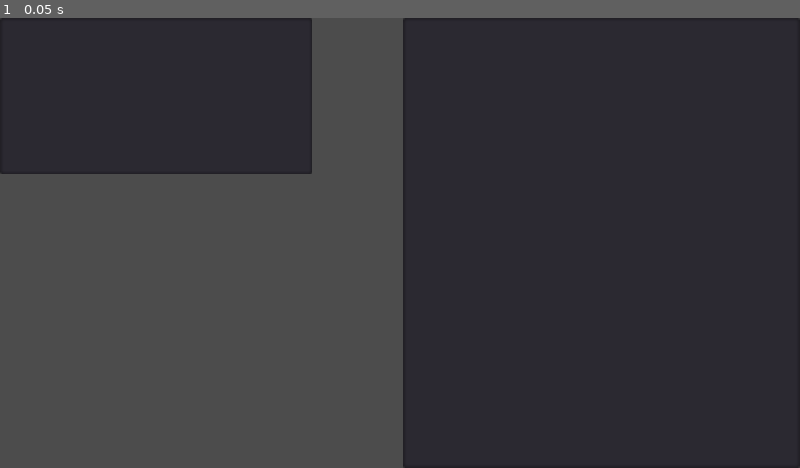
Above: before the commit, frame 1.
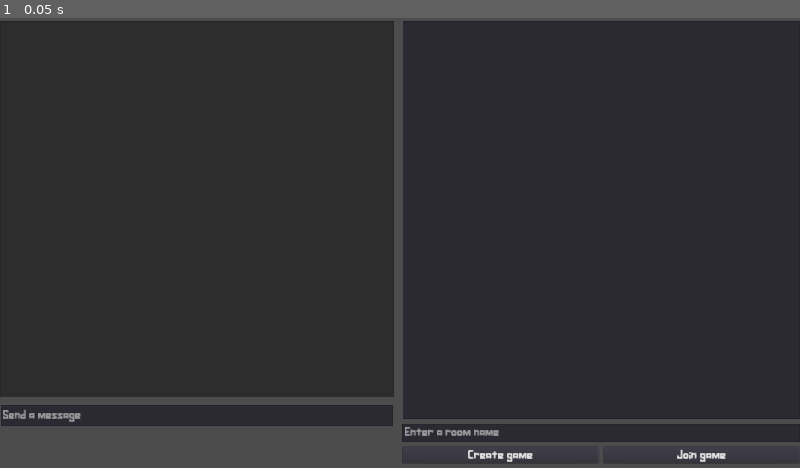
Above: after the commit, the same moment.

Repository: tducasse/poc-turn-based
Game: Godot game, scene res://Scenes/Main.tscn
The game is run twice, just before and just after one commit, with the same random seed, the same clock (stepped at 60 frames per second) and the same inputs.
Inputs:
- Up to frame 1 (0.05 s): no input

The runs differ from the first frame. In frame 1, 33% of the frame differs, in the area x 0-100%, y 0-100%.

Commit message:
Add lobby

Diff:
--- /dev/null
+++ b/Fonts/Assurant-Standard.tres
@@ -0,0 +1,8 @@
+[gd_resource type="DynamicFont" load_steps=2 format=2]
+
+[ext_resource path="res://Fonts/Assurant-Standard.otf" type="DynamicFontData" id=1]
+
+[resource]
+size = 32
+use_filter = true
+font_data = ExtResource( 1 )
--- a/Scenes/ClientConnect.gd
+++ b/Scenes/ClientConnect.gd
@@ -7,9 +7,12 @@
 var _client = WebSocketClient.new()
 
 onready var chat = $Chat
+onready var chat_input = $Input
 
 signal on_start_game()
 signal add_game_room(value)
+
+var current_room = "lobby"
 
 func _ready():
 	# Connect base signals to get notified of connection open, close, and errors.
@@ -34,13 +37,15 @@
 	print("Closed, clean: ", was_clean)
 	set_process(false)
 
+
 func _connected(proto = ""):
 	# This is called on connection, "proto" will be the selected WebSocket
 	# sub-protocol (which is optional)
 	print("Connected with protocol: ", proto)
 	# You MUST always use get_peer(1).put_packet to send data to server,
 	# and not put_packet directly when not using the MultiplayerAPI.
-	_client.get_peer(1).put_packet(JSON.print(["new-connection", _client.get_unique_id()]).to_utf8())
+#	_client.get_peer(1).put_packet(JSON.print(["new-connection", _client.get_unique_id()]).to_utf8())
+
 
 func _on_data():
 	# Print the received packet, you MUST always use get_peer(1).get_packet
@@ -52,18 +57,26 @@
 		return
 
 	data = parse_json(data)
-	if not typeof(data) == TYPE_ARRAY:
+	if not typeof(data) == TYPE_DICTIONARY:
 		return
 
-	var type = data[0]
-	var payload = data[1]
+	var type = data.get("type")
+	var payload = data.get("payload")
+	var room = data.get("room")
+
+	if room and (current_room != room):
+		return
 
 	match type:
-		"new-message":
-			add_new_messages(payload)
-			add_game_room("Room 1")
+		"list-rooms":
+			add_old_rooms(payload)
+		"create-room":
+			add_game_room(payload)
+		"new-chat-message":
+			add_new_message(payload)
+		"ready-game":
+			ready_game()
 		"begin":
-			add_new_message("Starting game")
 			start_game()
 		_:
 			print(type + ": not supported")
@@ -75,15 +88,28 @@
 	_client.poll()
 
 
+
 func add_new_message(message):
-	print(message)
 	chat.text +=message + '\n'
 
 
-func add_new_messages(messages):
-	print(messages)
-	for message in messages:
-		add_new_message(message)
+func leave_room(room):
+	_client.get_peer(1).put_packet(JSON.print(
+		{
+			"type": "leave-room",
+			"payload": room
+		}
+	).to_utf8())
+
+
+func join_room(room):
+	current_room = room
+	_client.get_peer(1).put_packet(JSON.print(
+		{
+			"type": "join-room",
+			"payload": room
+		}
+	).to_utf8())
 
 
 func start_game():
@@ -92,3 +118,36 @@
 
 func add_game_room(value):
 	emit_signal("add_game_room", value)
+
+
+func _on_Input_text_entered(new_text):
+	chat_input.text = ""
+	_client.get_peer(1).put_packet(JSON.print(
+		{
+			"type": "new-chat-message",
+			"payload": new_text,
+			"room": current_room
+		}
+	).to_utf8())
+
+
+func create_game(name):
+	_client.get_peer(1).put_packet(JSON.print(
+		{
+			"type": "create-room",
+			"payload": name,
+			"room": current_room
+		}
+	).to_utf8())
+
+func add_old_rooms(rooms):
+	for room in rooms:
+		add_game_room(room)
+
+func ready_game():
+	_client.get_peer(1).put_packet(JSON.print(
+		{
+			"type": "ready-game",
+			"room": current_room
+		}
+	).to_utf8())
--- a/Scenes/EchoClient.tscn
+++ b/Scenes/EchoClient.tscn
@@ -1,7 +1,7 @@
-[gd_scene load_steps=2 format=2]
+[gd_scene load_steps=3 format=2]
 
 [ext_resource path="res://Scenes/ClientConnect.gd" type="Script" id=1]
-
+[ext_resource path="res://Fonts/Assurant-Standard.tres" type="DynamicFont" id=2]
 
 [node name="Control" type="Control"]
 margin_right = 200.0
@@ -12,5 +12,25 @@
 }
 
 [node name="Chat" type="TextEdit" parent="."]
-margin_right = 200.0
-margin_bottom = 100.0
+margin_right = 946.0
+margin_bottom = 903.0
+size_flags_horizontal = 3
+size_flags_vertical = 3
+custom_fonts/font = ExtResource( 2 )
+readonly = true
+__meta__ = {
+"_edit_use_anchors_": false
+}
+
+[node name="Input" type="LineEdit" parent="."]
+margin_left = 1.5874
+margin_top = 921.0
+margin_right = 942.587
+margin_bottom = 971.0
+custom_fonts/font = ExtResource( 2 )
+placeholder_text = "Send a message"
+caret_blink = true
+__meta__ = {
+"_edit_use_anchors_": false
+}
+[connection signal="text_entered" from="Input" to="." method="_on_Input_text_entered"]
--- a/Scenes/Main.gd
+++ b/Scenes/Main.gd
@@ -1,13 +1,14 @@
 extends Node2D
 
 
-onready var rooms := $HBoxContainer/ItemList
-onready var clientConnect := $HBoxContainer/Control
+onready var rooms := $HSplitContainer/VSplitContainer/RoomList
+onready var client_connect := $HSplitContainer/Control
+onready var game_name := $HSplitContainer/VSplitContainer/VSplitContainer/RoomName
 
 
 # Called when the node enters the scene tree for the first time.
 func _ready():
-		var _shopConnection = clientConnect.connect("add_game_room", self, "on_room_added")
+	var _shop_connection = client_connect.connect("add_game_room", self, "on_room_added")
 
 
 func on_room_added(value):
@@ -15,5 +16,25 @@
 
 
 func _on_ItemList_item_activated(index):
-	print(index)
+	var room = rooms.get_item_text(index)
+	client_connect.join_room(room)
 	GameState.load_scene("res://Scenes/Sample.tscn")
+
+
+func _on_CreateGame_pressed():
+	var name = game_name.text
+	if not name:
+		return
+	game_name.text = ""
+	client_connect.create_game(name)
+
+
+func _on_JoinGame_pressed():
+# TODO: check that the room exists before trying to connect
+#	var name = game_name.text
+#	if not name:
+#		return
+#	game_name.text = ""
+#	client_connect.join_room(name)
+#	GameState.load_scene("res://Scenes/Sample.tscn")
+	pass
--- a/Scenes/Main.tscn
+++ b/Scenes/Main.tscn
@@ -1,30 +1,77 @@
-[gd_scene load_steps=3 format=2]
+[gd_scene load_steps=4 format=2]
 
 [ext_resource path="res://Scenes/EchoClient.tscn" type="PackedScene" id=1]
 [ext_resource path="res://Scenes/Main.gd" type="Script" id=2]
+[ext_resource path="res://Fonts/Assurant-Standard.tres" type="DynamicFont" id=3]
 
 [node name="Main" type="Node2D"]
 script = ExtResource( 2 )
 
-[node name="HBoxContainer" type="HBoxContainer" parent="."]
-margin_right = 512.0
-margin_bottom = 288.0
+[node name="HSplitContainer" type="HSplitContainer" parent="."]
+margin_top = 8.0
+margin_right = 1920.0
+margin_bottom = 1068.0
 size_flags_horizontal = 3
 size_flags_vertical = 3
 __meta__ = {
 "_edit_use_anchors_": false
 }
 
-[node name="Control" parent="HBoxContainer" instance=ExtResource( 1 )]
-margin_right = 254.0
-margin_bottom = 288.0
+[node name="Control" parent="HSplitContainer" instance=ExtResource( 1 )]
+margin_right = 954.0
+margin_bottom = 1060.0
 size_flags_horizontal = 3
 size_flags_vertical = 3
 
-[node name="ItemList" type="ItemList" parent="HBoxContainer"]
-margin_left = 258.0
-margin_right = 512.0
-margin_bottom = 288.0
+[node name="VSplitContainer" type="VSplitContainer" parent="HSplitContainer"]
+margin_left = 966.0
+margin_right = 1920.0
+margin_bottom = 1060.0
 size_flags_horizontal = 3
 size_flags_vertical = 3
-[connection signal="item_activated" from="HBoxContainer/ItemList" to="." method="_on_ItemList_item_activated"]
+
+[node name="RoomList" type="ItemList" parent="HSplitContainer/VSplitContainer"]
+margin_right = 954.0
+margin_bottom = 954.0
+size_flags_horizontal = 3
+size_flags_vertical = 3
+custom_fonts/font = ExtResource( 3 )
+__meta__ = {
+"_edit_use_anchors_": false
+}
+
+[node name="VSplitContainer" type="VSplitContainer" parent="HSplitContainer/VSplitContainer"]
+margin_top = 966.0
+margin_right = 954.0
+margin_bottom = 1060.0
+
+[node name="RoomName" type="LineEdit" parent="HSplitContainer/VSplitContainer/VSplitContainer"]
+margin_right = 954.0
+margin_bottom = 43.0
+custom_fonts/font = ExtResource( 3 )
+placeholder_text = "Enter a room name"
+
+[node name="HSplitContainer" type="HSplitContainer" parent="HSplitContainer/VSplitContainer/VSplitContainer"]
+margin_top = 55.0
+margin_right = 954.0
+margin_bottom = 94.0
+
+[node name="CreateGame" type="Button" parent="HSplitContainer/VSplitContainer/VSplitContainer/HSplitContainer"]
+margin_right = 471.0
+margin_bottom = 39.0
+size_flags_horizontal = 3
+size_flags_vertical = 3
+custom_fonts/font = ExtResource( 3 )
+text = "Create game"
+
+[node name="JoinGame" type="Button" parent="HSplitContainer/VSplitContainer/VSplitContainer/HSplitContainer"]
+margin_left = 483.0
+margin_right = 954.0
+margin_bottom = 39.0
+size_flags_horizontal = 3
+size_flags_vertical = 3
+custom_fonts/font = ExtResource( 3 )
+text = "Join game"
+[connection signal="item_activated" from="HSplitContainer/VSplitContainer/RoomList" to="." method="_on_ItemList_item_activated"]
+[connection signal="pressed" from="HSplitContainer/VSplitContainer/VSplitContainer/HSplitContainer/CreateGame" to="." method="_on_CreateGame_pressed"]
+[connection signal="pressed" from="HSplitContainer/VSplitContainer/VSplitContainer/HSplitContainer/JoinGame" to="." method="_on_JoinGame_pressed"]
--- a/Scenes/Sample.gd
+++ b/Scenes/Sample.gd
@@ -3,10 +3,10 @@
 
 onready var shop := $Shop
 onready var UI := $UIContainer
-onready var clientConnect := get_node("/root/Main/HBoxContainer/Control")
+onready var client_connect = get_node("/root/Main/HSplitContainer/Control")
 
 
 # Called when the node enters the scene tree for the first time.
 func _ready():
-	var _shopConnection = shop.connect("on_unit_pressed", UI, "on_ressource_spent")
-	var _startGameConnection = clientConnect.connect("on_start_game", UI, "start_prepTimer")
+	var _shop_connection = shop.connect("on_unit_pressed", UI, "on_ressource_spent")
+	var _start_game_connection = client_connect.connect("on_start_game", UI, "start_prepTimer")
--- a/Scenes/Sample.tscn
+++ b/Scenes/Sample.tscn
@@ -8,5 +8,8 @@
 script = ExtResource( 3 )
 
 [node name="UIContainer" parent="." instance=ExtResource( 2 )]
+margin_right = 1913.0
+margin_bottom = 1071.0
 
 [node name="Shop" parent="." instance=ExtResource( 1 )]
+position = Vector2( -6.60394, -3.77551 )
--- a/Shop/Shop.tscn
+++ b/Shop/Shop.tscn
@@ -1,35 +1,39 @@
-[gd_scene load_steps=2 format=2]
+[gd_scene load_steps=3 format=2]
 
 [ext_resource path="res://Shop/Shop.gd" type="Script" id=1]
+[ext_resource path="res://Fonts/Assurant-Standard.tres" type="DynamicFont" id=2]
 
 [node name="Shop" type="Node2D"]
 script = ExtResource( 1 )
 
 [node name="Unit1" type="Button" parent="."]
-margin_left = 77.5147
-margin_top = 87.7815
-margin_right = 162.515
-margin_bottom = 107.782
+margin_left = 637.543
+margin_top = 369.21
+margin_right = 837.543
+margin_bottom = 469.21
+custom_fonts/font = ExtResource( 2 )
 text = "Unit 1 {1,1}"
 __meta__ = {
 "_edit_use_anchors_": false
 }
 
 [node name="Unit2" type="Button" parent="."]
-margin_left = 207.904
-margin_top = 90.3482
-margin_right = 292.904
-margin_bottom = 110.348
+margin_left = 1032.39
+margin_top = 373.191
+margin_right = 1232.39
+margin_bottom = 473.191
+custom_fonts/font = ExtResource( 2 )
 text = "Unit 2 {2,1}"
 __meta__ = {
 "_edit_use_anchors_": false
 }
 
 [node name="Unit3" type="Button" parent="."]
-margin_left = 135.522
-margin_top = 154.003
-margin_right = 220.522
-margin_bottom = 174.003
+margin_left = 836.972
+margin_top = 516.042
+margin_right = 1036.97
+margin_bottom = 616.042
+custom_fonts/font = ExtResource( 2 )
 text = "Unit 3 {3,2}"
 __meta__ = {
 "_edit_use_anchors_": false
--- a/UI/UI.tscn
+++ b/UI/UI.tscn
@@ -1,10 +1,11 @@
-[gd_scene load_steps=2 format=2]
+[gd_scene load_steps=3 format=2]
 
 [ext_resource path="res://UI/UI.gd" type="Script" id=1]
+[ext_resource path="res://Fonts/Assurant-Standard.tres" type="DynamicFont" id=2]
 
 [node name="UIContainer" type="VBoxContainer"]
-margin_right = 512.0
-margin_bottom = 288.0
+margin_right = 1905.0
+margin_bottom = 1064.0
 size_flags_horizontal = 3
 size_flags_vertical = 3
 script = ExtResource( 1 )
@@ -13,8 +14,8 @@
 }
 
 [node name="MarginContainer" type="MarginContainer" parent="."]
-margin_right = 512.0
-margin_bottom = 288.0
+margin_right = 1905.0
+margin_bottom = 1064.0
 size_flags_horizontal = 3
 size_flags_vertical = 3
 custom_constants/margin_top = 10
@@ -23,37 +24,40 @@
 [node name="TopLine" type="HBoxContainer" parent="MarginContainer"]
 margin_left = 5.0
 margin_top = 10.0
-margin_right = 512.0
-margin_bottom = 288.0
+margin_right = 1905.0
+margin_bottom = 1064.0
 size_flags_horizontal = 3
 size_flags_vertical = 3
 
 [node name="RessourceLabel" type="RichTextLabel" parent="MarginContainer/TopLine"]
-margin_right = 166.0
-margin_bottom = 278.0
+margin_right = 630.0
+margin_bottom = 1054.0
 size_flags_horizontal = 3
 size_flags_vertical = 3
+custom_fonts/normal_font = ExtResource( 2 )
 bbcode_enabled = true
 bbcode_text = "[center]Ressource :[/center]"
 text = "Ressource :"
 
 [node name="PrepTimerLabel" type="RichTextLabel" parent="MarginContainer/TopLine"]
-margin_left = 170.0
-margin_right = 336.0
-margin_bottom = 278.0
+margin_left = 634.0
+margin_right = 1264.0
+margin_bottom = 1054.0
 size_flags_horizontal = 3
 size_flags_vertical = 3
+custom_fonts/normal_font = ExtResource( 2 )
 bbcode_enabled = true
 
 [node name="PrepTimer" type="Timer" parent="MarginContainer/TopLine/PrepTimerLabel"]
 wait_time = 20.0
 
 [node name="IncomeLabel" type="RichTextLabel" parent="MarginContainer/TopLine"]
-margin_left = 340.0
-margin_right = 507.0
-margin_bottom = 278.0
+margin_left = 1268.0
+margin_right = 1900.0
+margin_bottom = 1054.0
 size_flags_horizontal = 3
 size_flags_vertical = 3
+custom_fonts/normal_font = ExtResource( 2 )
 bbcode_enabled = true
 bbcode_text = "[center]Income :[/center]"
 text = "Income :"
--- a/Utils/GameState.gd
+++ b/Utils/GameState.gd
@@ -9,7 +9,6 @@
 	queue.queue_resource("res://Scenes/Sample.tscn", true)
 	var root = get_tree().get_root()
 	current_scene = root.get_child(root.get_child_count() -1)
-	print(current_scene.name, root.get_child_count())
 
 
 func load_scene(path: String):
--- a/project.godot
+++ b/project.godot
@@ -25,10 +25,10 @@
 
 [display]
 
-window/size/width=512
-window/size/height=288
-window/size/test_width=1024
-window/size/test_height=576
+window/size/width=1920
+window/size/height=1080
+window/size/test_width=1280
+window/size/test_height=720
 window/stretch/mode="2d"
 window/stretch/aspect="keep"
 
Binary file added: Fonts/Assurant-Standard.otf
Not shown, changed: server/package-lock.json
Not shown, changed: server/package.json
Not shown, changed: server/.eslintrc.js
Not shown, added: server/constants.js
Not shown, changed: server/index.js
Not shown, added: server/util.js
